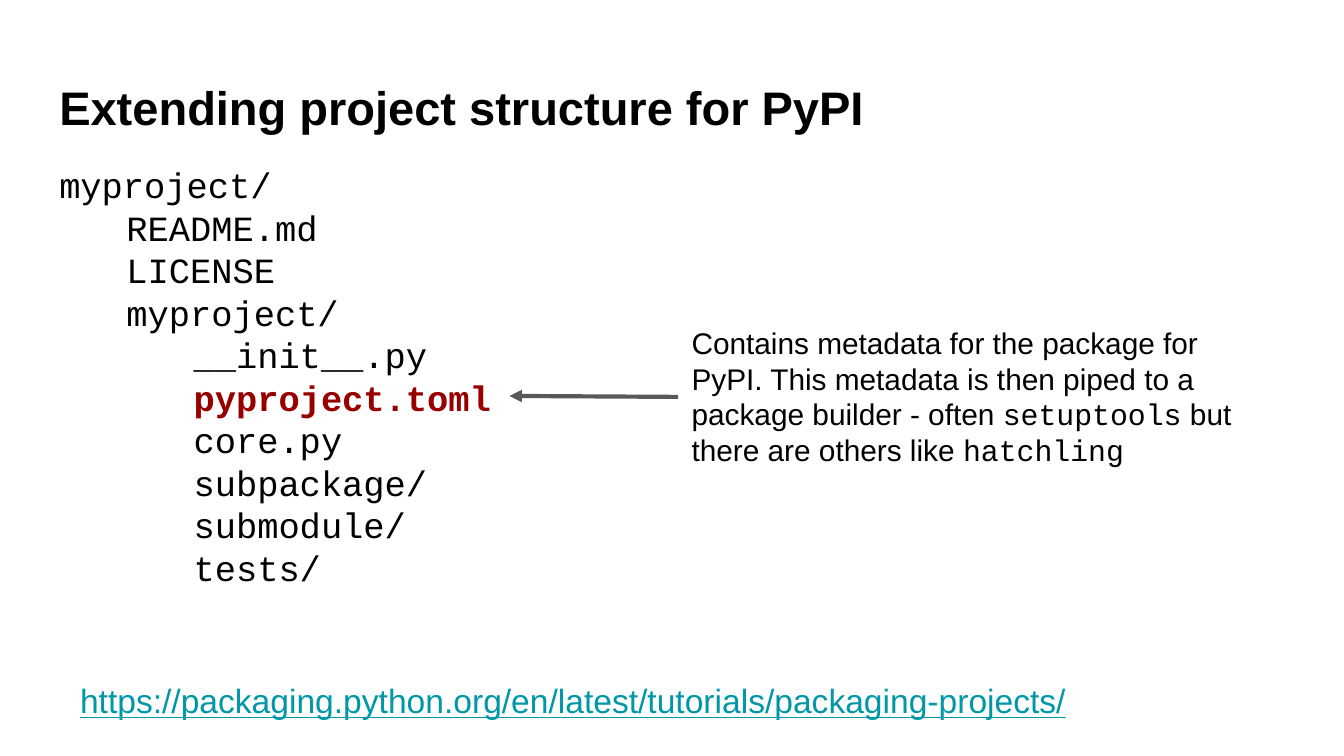
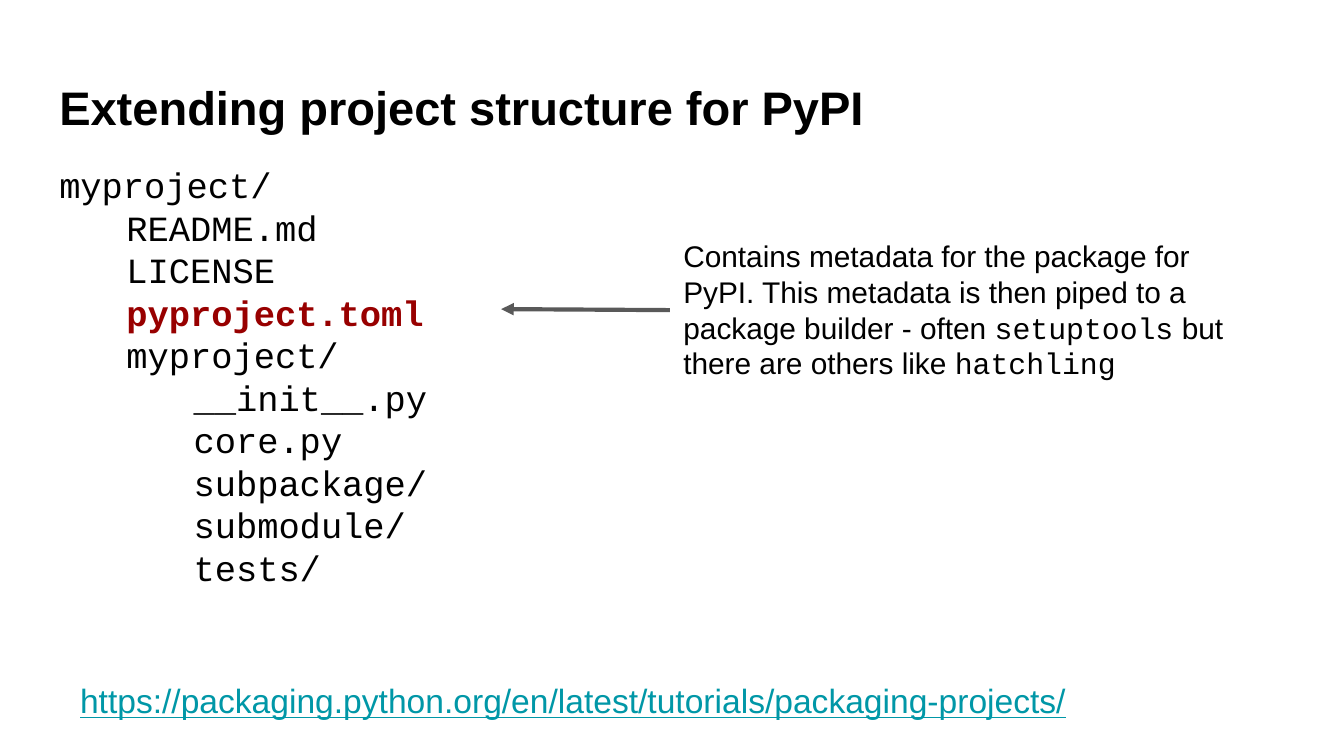
Before and after one commit to UWDATA515/lecture-materials, a slide deck: slide 7 of 09/DATA515_09_Packages.pptx (slide 5 before the commit). Drawn at 1344x756 pixels with LibreOffice and Linux fonts; fonts in the diff are those of the drawing; background and template pictures are left out. Boxes give left, top, right and bottom in pixels: in the first picture for what was removed or moved away, otherwise in the second. Text is boxed around its words. In the diff, an @@ line names an element or a change of style, - is before the commit and + after.

```diff
--- a/09/DATA515_09_Packages.pptx
+++ b/09/DATA515_09_Packages.pptx
@@ text "Contains metadata for the package ...": place and size @@
-text "Contains metadata for the package ..." at <box>692,332,1231,467</box>
+text "Contains metadata for the package ..." at <box>683,245,1223,380</box>
@@ text at <box>126,301,423,334</box>: paragraph added @@
+pyproject.toml
@@ arrow moved from (679, 396) - (509, 396) to (669, 310) - (501, 309) @@
@@ text at <box>194,386,491,419</box>: paragraph removed @@
-pyproject.toml
```
Also in this commit, not shown: 4 other slides changed, 2 slides added, 10 other files.
